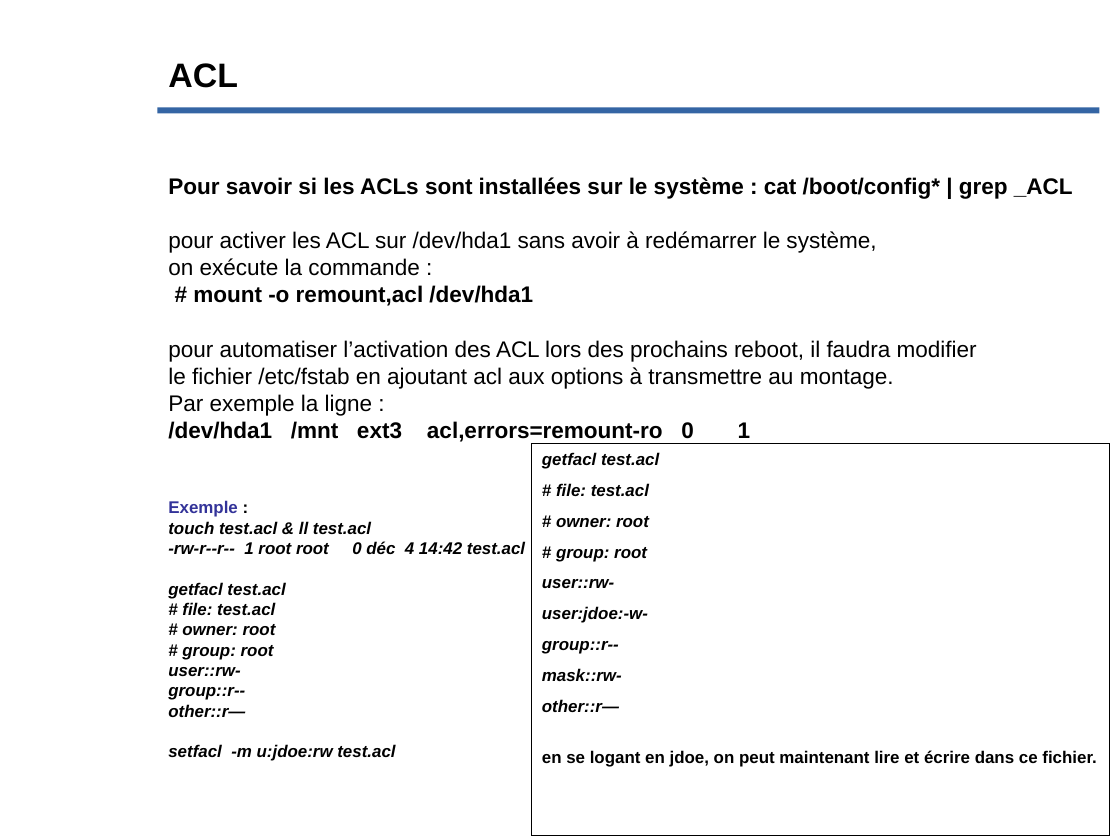
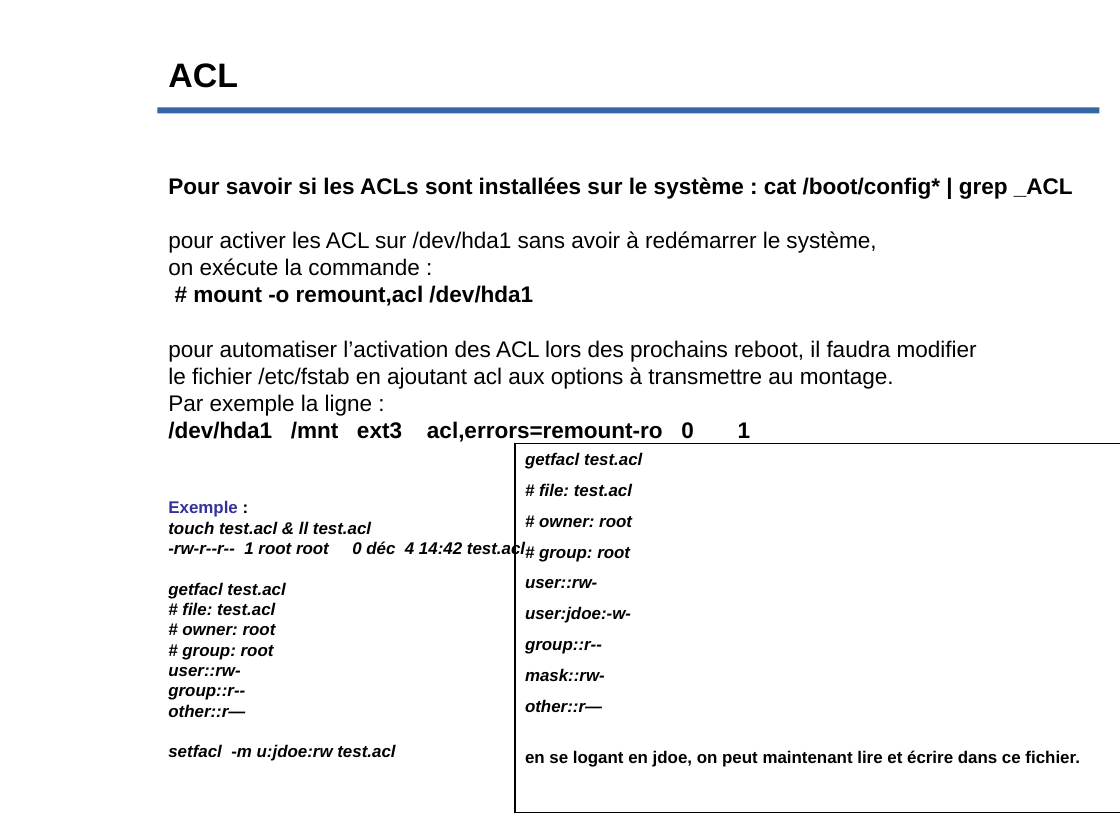
Before and after one commit to Evolix/evoformations, a slide deck: slide 21 of slides/connaissance_unix.odp. Drawn at 1120x840 pixels with LibreOffice and Linux fonts; fonts in the diff are those of the drawing; background and template pictures are left out. Boxes give left, top, right and bottom in pixels: in the first picture for what was removed or moved away, otherwise in the second. Text is boxed around its words. In the diff, an @@ line names an element or a change of style, - is before the commit and + after.

```diff
--- a/slides/connaissance_unix.odp
+++ b/slides/connaissance_unix.odp
@@ rectangle "getfacl test.acl": place and size @@
-rectangle "getfacl test.acl" at [533, 443, 1111, 835]
+rectangle "getfacl test.acl" at [515, 443, 1120, 813]
```
Also in this commit, not shown: 8 other slides changed, 8 other files.
